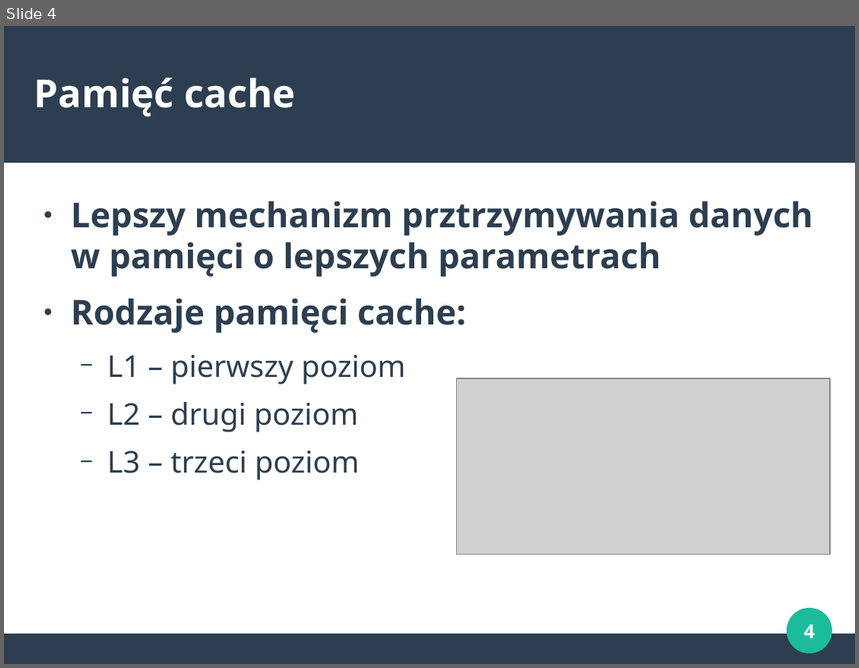
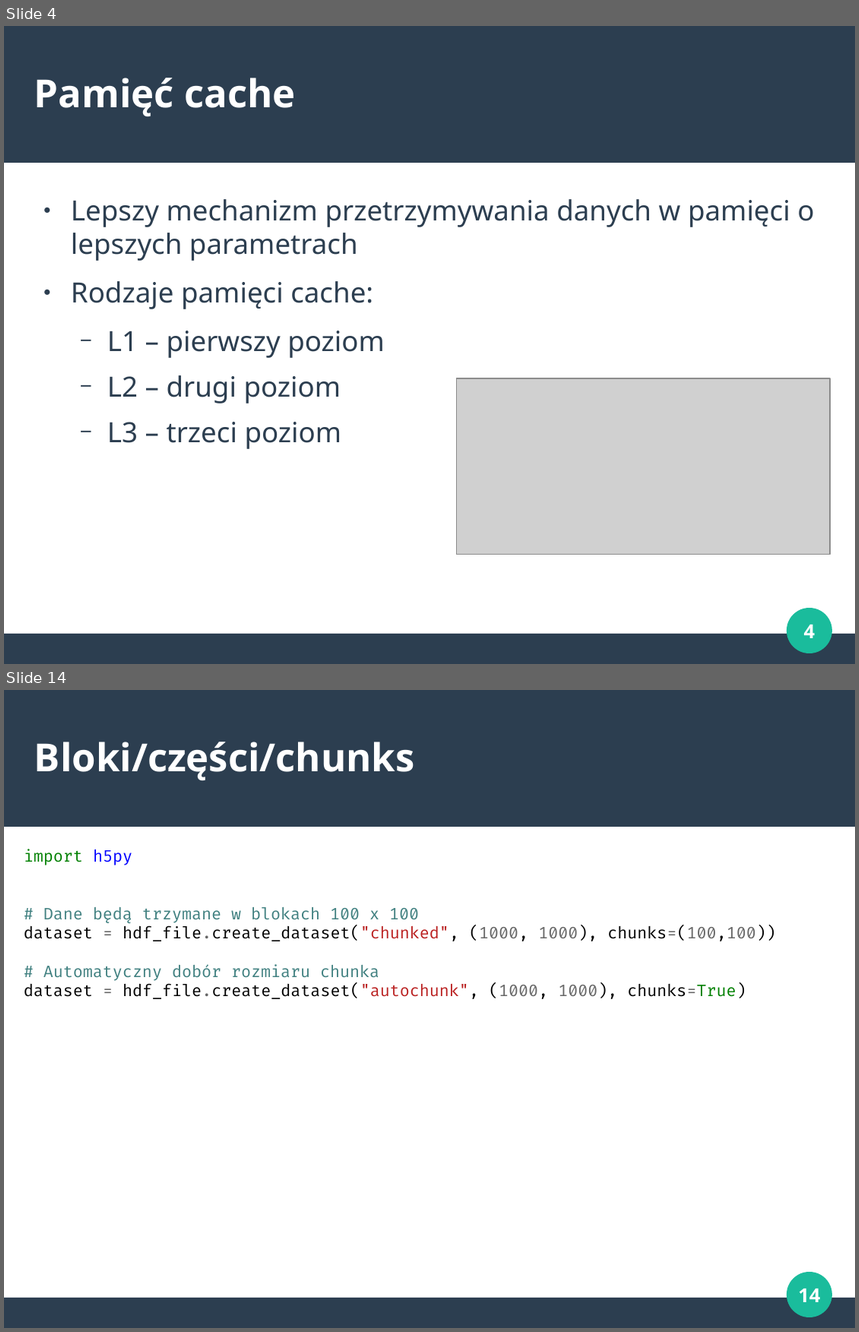
Before and after one commit to marcinbedcyc/seminarium, a slide deck: prezentacje/hdf5.odp. Shown one above the other, each under a label of ours: slide 4 before the commit, slides 4 and 14 after it; the slides between them are not shown. The pictures are 859x668 and 859x1332 pixels, drawn with LibreOffice and Linux fonts; fonts in the diff are those of the drawing; grey boxes stand for pictures. Boxes give left, top, right and bottom in pixels: in the first picture for what was removed or moved away, otherwise in the second. Text is boxed around its words. In the diff, an @@ line names an element or a change of style, - is before the commit and + after.

```diff
--- a/prezentacje/hdf5.odp
+++ b/prezentacje/hdf5.odp
@@ slide 14 added at (4, 690, 855, 1328), background #FFFFFF; not listed: 3 template elements that a slide beside it also shows @@
@@ title added at (34, 742, 415, 780), 36 pt, text #FFFFFF, bold @@
+Bloki/części/chunks
@@ text added at (24, 849, 776, 999), 15 pt, text #000000 @@
+import h5py
+# Dane będą trzymane w blokach 100 x 100
+dataset = hdf_file.create_dataset("chunked", (1000, 1000), chunks=(100,100))
+# Automatyczny dobór rozmiaru chunka
+dataset = hdf_file.create_dataset("autochunk", (1000, 1000), chunks=True)
@@ page number added at (798, 1289, 820, 1303), 18 pt, text #FFFFFF, bold @@
+14
@@ slide 4 changed as well @@
@@ text at (71, 199, 814, 261): text changed; size 32 to 26 pt; bold off @@
-● Lepszy mechanizm prztrzymywania danych w pamięci o lepszych parametrach
+● Lepszy mechanizm przetrzymywania danych w pamięci o lepszych parametrach
@@ text at (71, 281, 385, 449): size 32 to 26 pt, bold off in "Rodzaje pamięci cache:"; size 28 to 26 pt in "L1 – pierwszy poziom", "L2 – drugi poziom", "L3 – trzeci poziom" @@
```
Also in this commit, not shown: 2 other slides changed, 15 other slides added, 1 slide removed, 2 other files.
